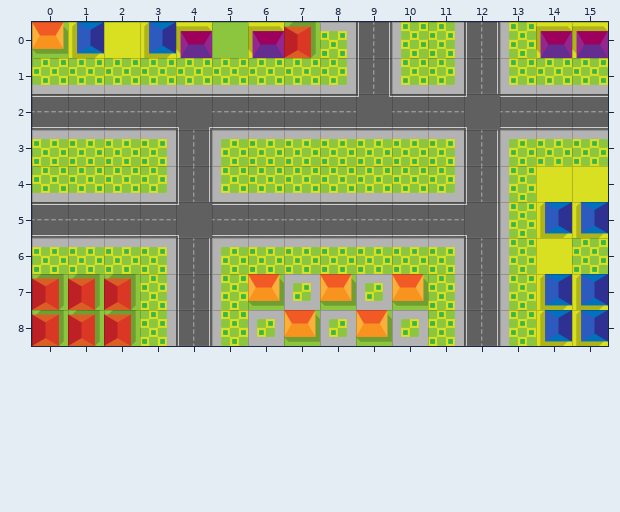
Two states of a Tiled map, src/main/resources/assets/levels/Mappa_02.tmx. That is the earlier state.
Cells are 125x125 px. Shown: x 0..15, y 0..8.
The result:
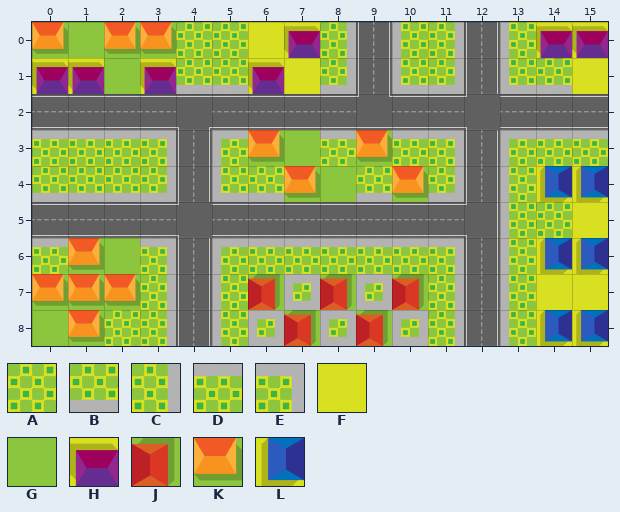
Key: from "rsz_tiles_sheet": A 23, B 24, C 25, D 26, E 32, F 36, G 37, H 38, J 39, K 40, L 41.
_ is an empty cell.
The exact change:
Layer "Livello tile 1":
y 0: x 1..8 LFLHGHJE -> GKKAAFHC
y 1: x 0..3 BBBB -> HHGH; x 6..7 BB -> HF; x 15 B -> F
y 3: x 6..7 DD -> KG; x 9 D -> K
y 4: x 7..8 BB -> KG; x 10 B -> K; x 14..15 FF -> LL
y 5: x 14..15 LL -> AF
y 6: x 1..2 DD -> KG; x 14..15 FA -> LL
y 7: x 0..2 JJJ -> KKK; x 6 K -> J; x 8 K -> J; x 10 K -> J; x 14..15 LL -> FF
y 8: x 0..2 JJJ -> GKA; x 7 K -> J; x 9 K -> J
Changed places in both pictures, as pixel boxes (x1, y1, x2, y2):
changed: (32, 22, 347, 94)
changed: (572, 58, 608, 94)
changed: (248, 130, 428, 202)
changed: (536, 166, 608, 310)
changed: (32, 238, 140, 346)
changed: (248, 274, 428, 346)
